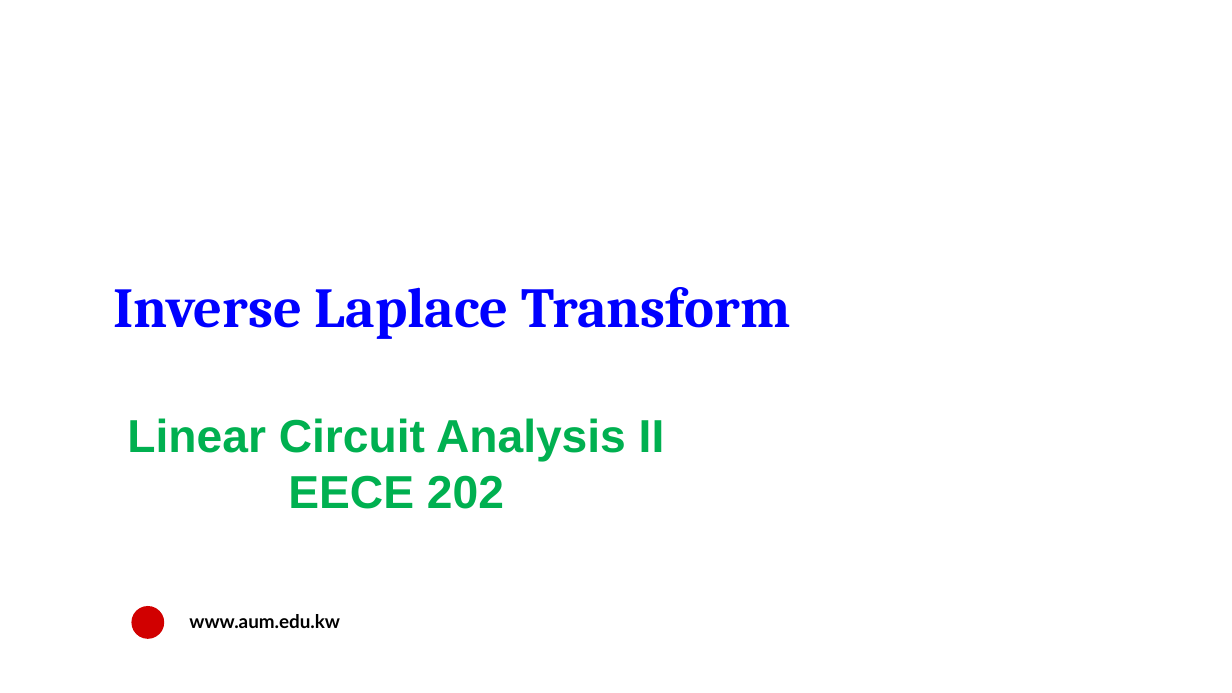
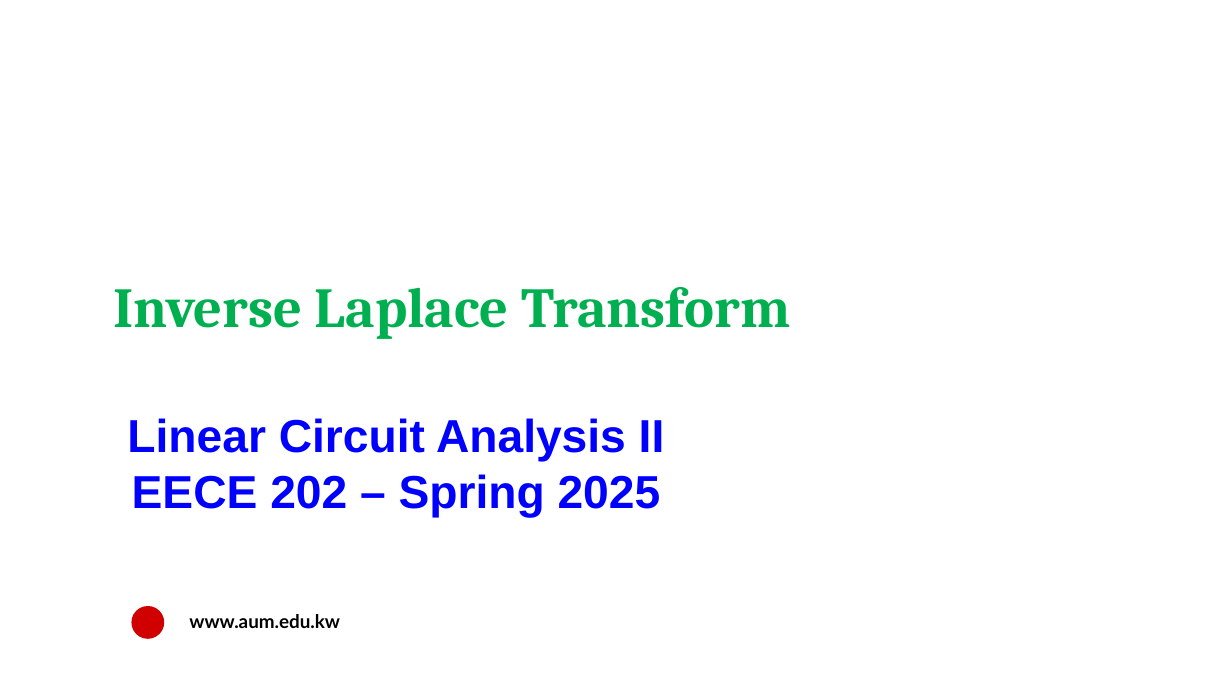
Before and after one commit to salmanrazzaq1993/AUM-WORK, a slide deck: slide 1 of PP WORK/Instructor Version/Week 3/Week 3 Lecture 2 - ILT.pptx. Drawn at 1232x693 pixels with LibreOffice and Linux fonts; fonts in the diff are those of the drawing; background and template pictures are left out. Boxes give left, top, right and bottom in pixels: in the first picture for what was removed or moved away, otherwise in the second. Text is boxed around its words. In the diff, an @@ line names an element or a change of style, - is before the commit and + after.

```diff
--- a/PP WORK/Instructor Version/Week 3/Week 3 Lecture 2 - ILT.pptx
+++ b/PP WORK/Instructor Version/Week 3/Week 3 Lecture 2 - ILT.pptx
@@ text "Inverse Laplace Transform" at (114,287,790,339): text colour #0000FF to #00B050 @@
@@ text at (127,418,665,462): text colour #00B050 to #0000FF in "Linear Circuit Analysis II" @@
@@ text at (132,474,661,517): text changed; text colour #00B050 to #0000FF @@
-EECE 202
+EECE 202 – Spring 2025
```
Also in this commit, not shown: 14 other slides changed, 3 slides added.
